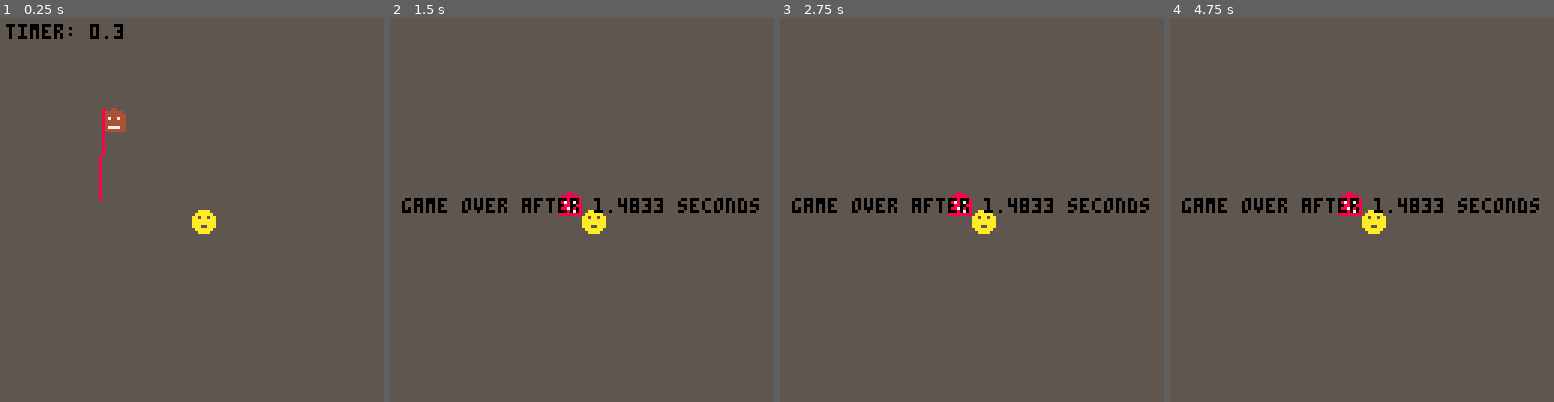
Above: before the commit, frames 1-4 (left to right).
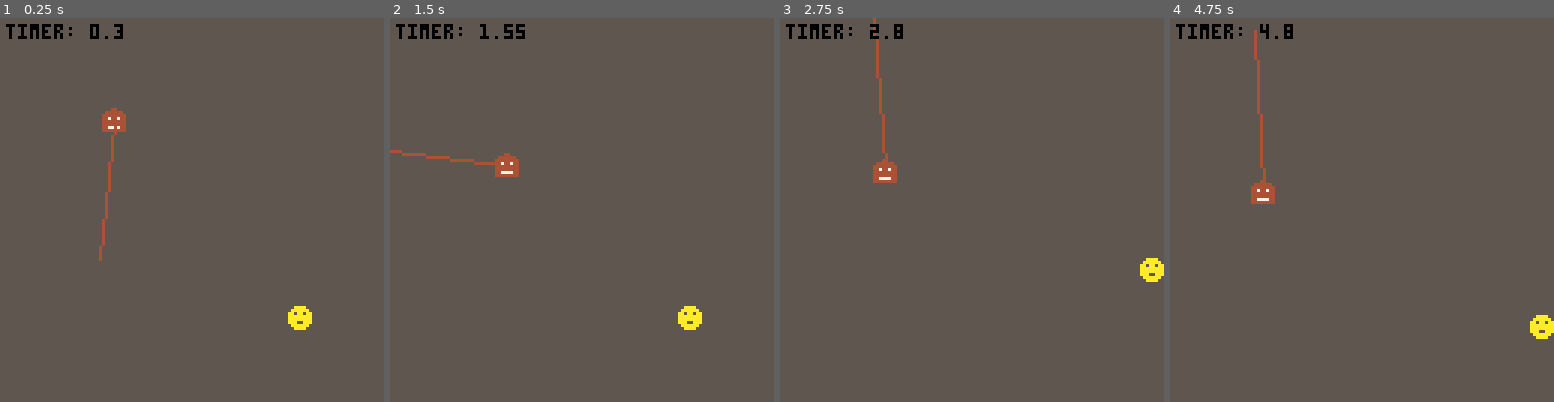
Above: after the commit, the same moments.

Repository: Chrisioo/GDD_Gruppe_1
Game: PICO-8 cartridge gegner_ki.p8
Same seed, same stepped clock (60 frames per second), same inputs: the game is played once before the commit and once after it.
Inputs:
- Up to frame 1 (0.25 s): no input
- Up to frame 2 (1.5 s): no input
- Up to frame 3 (2.75 s): hold Right 1.6-2.1 s; hold Up 2.15-2.42 s; hold Right from 2.47 s (still down)
- Up to frame 4 (4.75 s): release Right at 3.03 s; hold Left 3.08-3.58 s; hold Down 3.63-3.97 s; hold Right 4.02-4.68 s; hold Up from 4.73 s (still down)

The runs differ from the first frame. In frame 1, 1.0% of the frame differs, in the area x 25-82%, y 23-82%; in frame 2, 3.4%; in frame 3, 3.4%, in the area x 1-100%, y 0-69%; in frame 4, 3.4%.

Commit message:
Kleines Update

Diff:
--- a/gegner_ki.p8
+++ b/gegner_ki.p8
@@ -4,14 +4,14 @@
 
 -- Entity Spieler, setzt sich aus x und y Koordinaten sowie Sprite und Geschwindigkeit zusammen
 player = {
-    x = 64,
-    y = 64,
+    x = 96,
+    y = 96,
     sprite = 1,
     speed = 1
 }
 
 -- Entity Gegner, setzt sich aus x und y Koordinaten sowie Sprite und Geschwindigkeit zusammen
--- Zusätzlich hat der Gegner einen Status und einen Winkel
+-- Zusaetzlich hat der Gegner einen Status und einen Winkel
 enemy = {
     x = 32,
     y = 32,
@@ -23,7 +23,7 @@
     speed = 1
 }
 
--- Variablen für Game Over
+-- Variablen fuer Game Over
 -- game_over: Status, zeigt an ob das Spiel vorbei ist
 local game_over = false
 -- game_over_timer: Zeit, die bis zum Game Over vergangen ist
@@ -35,17 +35,17 @@
 end
 
 -- Update Funktion, wird mit jedem Frame aufgerufen
--- _update60: Spiel läuft mit 60 Frames pro Sekunde
--- Hier wird die Bewegung des Spielers und des Gegners sowie die Kollision und der Status des Gegners überprüft
+-- _update60: Spiel laeuft mit 60 Frames pro Sekunde
+-- Hier wird die Bewegung des Spielers und des Gegners sowie die Kollision und der Status des Gegners ueberprueft
 function _update60 ()
-    player_movement()                                                       -- Methode für Spielerbewegung
-    player_map_borders()                                                    -- Methode für Spielerkollision mit Kartenrand
-    enemy_map_borders()                                                     -- Methode für Gegnerkollision mit Kartenrand
-    if (enemy_collision(player.x, enemy.x, player.y, enemy.y)) then           -- Methode für Kollision zwischen Spieler und Gegner
+    player_movement()                                                       -- Methode fuer Spielerbewegung
+    player_map_borders()                                                    -- Methode fuer Spielerkollision mit Kartenrand
+    enemy_map_borders()                                                     -- Methode fuer Gegnerkollision mit Kartenrand
+    if (enemy_collision(player.x, enemy.x, player.y, enemy.y)) then         -- Methode fuer Kollision zwischen Spieler und Gegner
         game_over = true                                                    -- Spiel vorbei, falls Kollision zwischen Spieler und Gegner stattfindet
     end
     if (enemy.state == "neutral" and game_over == false) then               -- Check, ob Gegner im neutralen Zustand ist
-        enemy_random_movement()                                             -- Solange Gegner neutral ist, bewegt er sich zufällig
+        enemy_random_movement()                                             -- Solange Gegner neutral ist, bewegt er sich zufaellig
         scan_for_player()                                                   -- Solange Gegner neutral ist, scannt er nach Spieler
     elseif (enemy.state == "chasing" and game_over == false) then           -- Check, ob Gegner im Verfolgungsmodus ist
         enemy_following_player()                                            -- Solange Gegner im Verfolgungsmodus ist, verfolgt er den Spieler
@@ -59,7 +59,7 @@
     spr(player.sprite, player.x, player.y)                                  -- Zeichnet Spieler an Position x und y mit Sprite 1
     spr(enemy.sprite, enemy.x, enemy.y)                                     -- Zeichnet Gegner an Position x und y mit Sprite 2
     if (enemy.state == "neutral") then                                      -- Wenn Gegner im neutralen Zustand ist
-        line(enemy.x, enemy.y, enemy.line_x, enemy.line_y, 8)               -- Zeichnet Linie, in der nach Spieler gescannt wird, in Farbe 8 (rot)
+        line(enemy.x + 4, enemy.y + 4, enemy.line_x, enemy.line_y, 4)       -- Zeichnet Linie, in der nach Spieler gescannt wird, in Farbe 4 (orange)
     end
 
     if (not game_over) then                                                 -- Wenn Spiel nicht vorbei ist, zeige Timer
@@ -71,8 +71,8 @@
 
 end
 
--- Funktion für Spielerbewegung
--- Spieler kann sich mit über keyconfig festgelegten Tasten bewegen
+-- Funktion fuer Spielerbewegung
+-- Spieler kann sich mit ueber keyconfig festgelegten Tasten bewegen
 function player_movement()
     if (not game_over) then
         if btn(0) then player.x = player.x - player.speed end               -- Bewegung nach links
@@ -82,11 +82,11 @@
     end
 end
 
--- Funktion für Kollision zwischen Spieler und Gegner
+-- Funktion fuer Kollision zwischen Spieler und Gegner
 -- Kollision findet statt, wenn Abstand zwischen Spieler und Gegner kleiner als 8 ist
 function enemy_collision (x1, x2, y1, y2)
     return abs(x1 - x2) < 8 and abs(y1 - y2) < 8                            -- Kollision, wenn Abstand zwischen Spieler und Gegner kleiner als 8
-                                                                            -- In diesem Fall berühren sich die Sprites, gibt true zurück
+                                                                            -- In diesem Fall beruehren sich die Sprites, gibt true zurueck
 end
 
 -- Funktion, mit der der Gegner den Spieler verfolgt
@@ -99,19 +99,19 @@
     enemy.y = enemy.y + (dy / dist) * enemy.speed                           -- Gegner bewegt sich in y-Richtung auf Spieler zu
 end
 
--- Funktion für zufällige Bewegung des Gegners
+-- Funktion fuer zufaellige Bewegung des Gegners
 -- Wird genutzt, wenn Gegner im Modus "neutral" ist
 function enemy_random_movement()
     local enemy_dir_x = 0                                                   -- Richtung des Gegners in x-Richtung
     local enemy_dir_y = 0                                                   -- Richtung des Gegners in y-Richtung
-    local enemy_move_timer = 0                                              -- Timer für Bewegung des Gegners
-    local enemy_change_interval = 1                                         -- Intervall für Richtungsänderung des Gegners
+    local enemy_move_timer = 0                                              -- Timer fuer Bewegung des Gegners
+    local enemy_change_interval = 1                                         -- Intervall fuer Richtungsaenderung des Gegners
 
-    enemy_move_timer = enemy_move_timer - (1/60)                            -- Timer für Bewegung des Gegners, wird bei jedem Frame aktualisiert
-    if (enemy_move_timer <= 0) then                                         -- Wenn Timer abgelaufen ist, ändere Richtung des Gegners
-        enemy_move_timer = enemy_change_interval                            -- Setze Timer auf Intervall für Richtungsänderung
-        enemy_dir_x = rnd({-1, 0, 1})                                       -- Zufällige Richtung in x-Richtung
-        enemy_dir_y = rnd({-1, 0, 1})                                       -- Zufällige Richtung in y-Richtung
+    enemy_move_timer = enemy_move_timer - (1/60)                            -- Timer fuer Bewegung des Gegners, wird bei jedem Frame aktualisiert
+    if (enemy_move_timer <= 0) then                                         -- Wenn Timer abgelaufen ist, aendere Richtung des Gegners
+        enemy_move_timer = enemy_change_interval                            -- Setze Timer auf Intervall fuer Richtungsaenderung
+        enemy_dir_x = rnd({-1, 0, 1})                                       -- Zufaellige Richtung in x-Richtung
+        enemy_dir_y = rnd({-1, 0, 1})                                       -- Zufaellige Richtung in y-Richtung
     end
     enemy.x = enemy.x + enemy_dir_x * enemy.speed                           -- Bewegung des Gegners in x-Richtung
     enemy.y = enemy.y + enemy_dir_y * enemy.speed                           -- Bewegung des Gegners in y-Richtung
@@ -121,18 +121,18 @@
 -- Wird genutzt, wenn Gegner im Modus "neutral" ist
 -- Scannt in einer Linie nach Spieler
 function scan_for_player()
-    local line_length = 30                                                  -- Länge der Linie, in der nach Spieler gescannt wird in Pixel
+    local line_length = 50                                                  -- Laenge der Linie, in der nach Spieler gescannt wird in Pixel
     enemy.line_x = mid(0, enemy.x + cos(enemy.angle) * line_length, 127)    -- x-Koordinate der Linie, in der nach Spieler gescannt wird
     enemy.line_y = mid(0, enemy.y + sin(enemy.angle) * line_length, 127)    -- y-Koordinate der Linie, in der nach Spieler gescannt wird
 
     enemy.angle = (enemy.angle + 0.05) % 1                                  -- Winkel, in dem gescannt wird, wird bei jedem Frame aktualisiert
 
-    for i = 0, line_length do                                               -- Schleife, die die Linie in der nach Spieler gescannt wird, durchläuft
+    for i = 0, line_length do                                               -- Schleife, die die Linie in der nach Spieler gescannt wird, durchlaeuft
         local check_x = mid(0, enemy.x + cos(enemy.angle) * i, 127)         -- x-Koordinate, die gescannt wird
         local check_y = mid(0, enemy.y + sin(enemy.angle) * i, 127)         -- y-Koordinate, die gescannt wird
         if enemy_collision(check_x, player.x, check_y, player.y) then       -- Wenn Kollision zwischen gescannter Koordinate und Spieler stattfindet
             enemy.state = "chasing"                                         -- Setze Gegner in Verfolgungsmodus
-            enemy.sprite = 3                                                -- Ändere Sprite des Gegners
+            enemy.sprite = 3                                                -- Aendere Sprite des Gegners
             delete_line()
             break                                                           -- Beende Schleife
         end
@@ -144,12 +144,12 @@
     enemy.line_y = 0
 end
 
--- Funktionen für Kollision mit Kartenrand
--- Spieler und Gegner können sich nicht über den Kartenrand hinaus bewegen
+-- Funktionen fuer Kollision mit Kartenrand
+-- Spieler und Gegner koennen sich nicht ueber den Kartenrand hinaus bewegen
 
--- Funktion für Spieler
+-- Funktion fuer Spieler
 function player_map_borders ()
-    if (player.x < 0) then                                                  -- Wenn Spieler über Kartenrand hinaus bewegt (hier links)
+    if (player.x < 0) then                                                  -- Wenn Spieler ueber Kartenrand hinaus bewegt (hier links)
         player.x = 0                                                        -- Setze Spieler auf Kartenrand
     end
     if (player.x > 120) then
@@ -163,9 +163,9 @@
     end
 end
 
--- Funktion für Gegner
+-- Funktion fuer Gegner
 function enemy_map_borders ()
-    if (enemy.x < 0) then                                                   -- Wenn Gegner über Kartenrand hinaus bewegt (hier links)
+    if (enemy.x < 0) then                                                   -- Wenn Gegner ueber Kartenrand hinaus bewegt (hier links)
         enemy.x = 0                                                         -- Setze Gegner auf Kartenrand
     end
     if (enemy.x > 120) then
